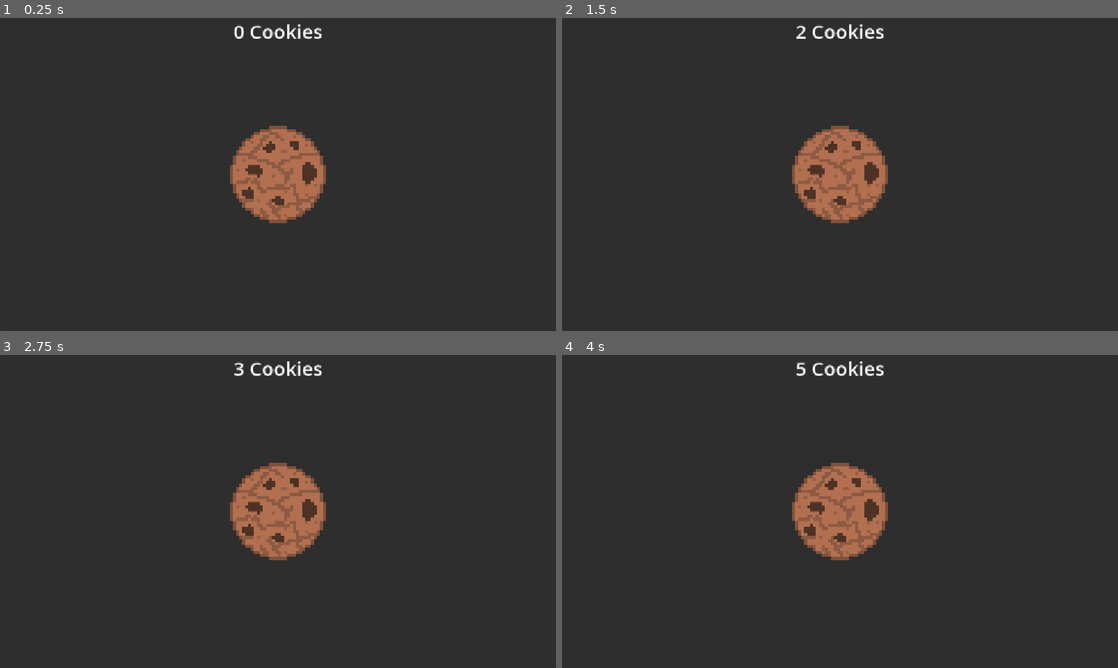
Above: before the commit, frames 1-4 (two rows, left to right).
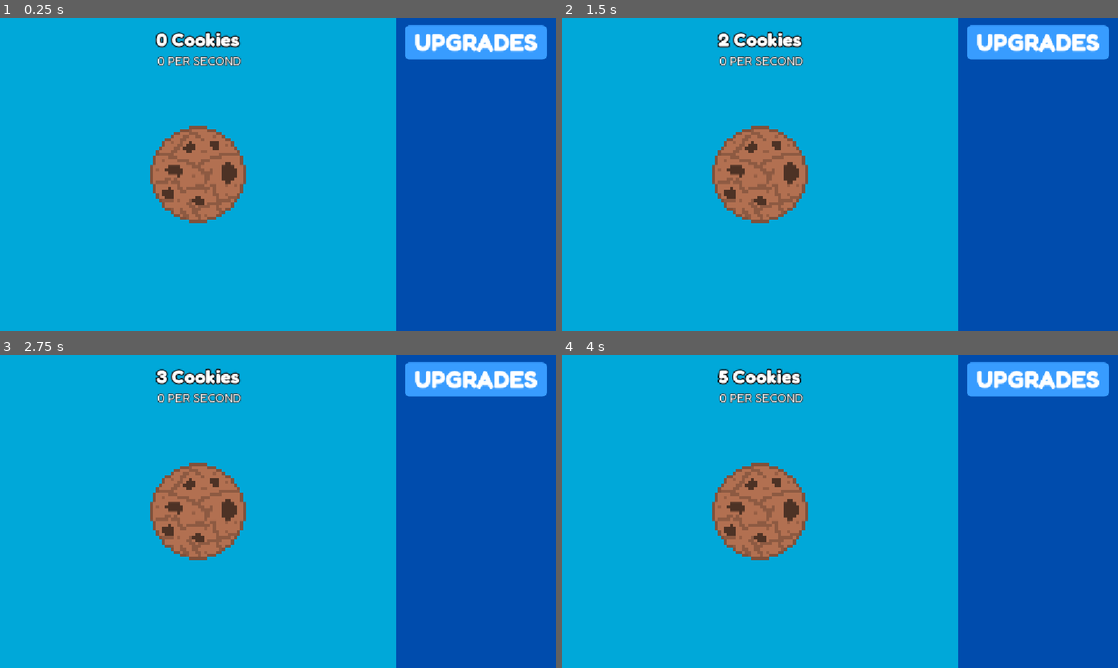
Above: after the commit, the same moments.

Repository: Arfilog/cookie-clicker-remake
Game: Godot game, scene res://scenes/game.tscn
Same seed, same stepped clock (60 frames per second), same inputs: the game is played once before the commit and once after it.
Inputs (mouse positions are in pixels of both pictures, inside the frame that each line leads up to; where the layout moved, square brackets give the same spot in the first picture):
- Up to frame 1 (0.25 s): no input
- Up to frame 2 (1.5 s): click (762, 174) [840, 174] at 0.5 s; click (762, 174) [840, 174] at 1.25 s
- Up to frame 3 (2.75 s): click (200, 511) [278, 511] at 2 s
- Up to frame 4 (4 s): tap Enter at 2.75 s; tap Space at 3.5 s

The runs differ from the first frame. In frame 1, 100% of the frame differs, in the area x 0-100%, y 0-100%; in frame 2, 100%; in frame 3, 100%; in frame 4, 100%.

Commit message:
Revamp UI, add cookie animation on click, prepare upgrade section

Diff:
--- a/scenes/game.tscn
+++ b/scenes/game.tscn
@@ -2,7 +2,29 @@
 
 [ext_resource type="Texture2D" uid="uid://cc1jbrse75q51" path="res://assets/cookie-512px.png" id="1_uwrxv"]
 [ext_resource type="Script" uid="uid://dks8cy0dtx26t" path="res://scripts/game.gd" id="1_yqjtg"]
+[ext_resource type="FontFile" uid="uid://yaj26r3tykyi" path="res://assets/Fredoka-Bold.ttf" id="2_iywne"]
+[ext_resource type="Script" uid="uid://dmosokjal7cxd" path="res://scripts/animations.gd" id="2_p57ef"]
 [ext_resource type="Script" uid="uid://ces38lssn25l1" path="res://scripts/cookies_label.gd" id="3_lnu2h"]
+[ext_resource type="FontFile" uid="uid://b670jrkdwl2le" path="res://assets/Fredoka-Regular.ttf" id="4_p57ef"]
+
+[sub_resource type="StyleBoxFlat" id="StyleBoxFlat_3hfh6"]
+bg_color = Color(2.5027991e-06, 0.6586465, 0.85174346, 1)
+
+[sub_resource type="StyleBoxFlat" id="StyleBoxFlat_0ijch"]
+bg_color = Color(0, 0.2969851, 0.6781502, 1)
+
+[sub_resource type="StyleBoxFlat" id="StyleBoxFlat_i76qg"]
+bg_color = Color(0.22059873, 0.61209005, 1, 1)
+corner_radius_top_left = 10
+corner_radius_top_right = 10
+corner_radius_bottom_right = 10
+corner_radius_bottom_left = 10
+expand_margin_left = 20.0
+expand_margin_top = 5.0
+expand_margin_right = 20.0
+expand_margin_bottom = 5.0
+
+[sub_resource type="StyleBoxFlat" id="StyleBoxFlat_0qui0"]
 
 [node name="Game" type="Control" unique_id=1150532910]
 layout_mode = 3
@@ -13,46 +35,94 @@
 grow_vertical = 2
 script = ExtResource("1_yqjtg")
 
-[node name="CenterContainer" type="CenterContainer" parent="." unique_id=395680849]
+[node name="LeftPanel" type="Panel" parent="." unique_id=2107109620]
+z_index = -1
+layout_mode = 1
+anchors_preset = 9
+anchor_bottom = 1.0
+offset_right = 820.0
+grow_vertical = 2
+mouse_filter = 2
+theme_override_styles/panel = SubResource("StyleBoxFlat_3hfh6")
+
+[node name="MarginContainer" type="MarginContainer" parent="LeftPanel" unique_id=910072563]
 layout_mode = 1
 anchors_preset = 15
 anchor_right = 1.0
 anchor_bottom = 1.0
 grow_horizontal = 2
 grow_vertical = 2
+theme_override_constants/margin_left = 20
+theme_override_constants/margin_top = 20
+theme_override_constants/margin_right = 20
+theme_override_constants/margin_bottom = 20
+script = ExtResource("2_p57ef")
 
-[node name="CookieButton" type="TextureButton" parent="CenterContainer" unique_id=282747143]
+[node name="VBoxContainer" type="VBoxContainer" parent="LeftPanel/MarginContainer" unique_id=988564375]
+layout_mode = 2
+
+[node name="CookiesLabel" type="Label" parent="LeftPanel/MarginContainer/VBoxContainer" unique_id=1245739180]
+layout_mode = 2
+size_flags_vertical = 1
+theme_override_constants/outline_size = 10
+theme_override_fonts/font = ExtResource("2_iywne")
+theme_override_font_sizes/font_size = 40
+text = " 0 Cookies"
+horizontal_alignment = 1
+vertical_alignment = 1
+script = ExtResource("3_lnu2h")
+
+[node name="CPSLabel" type="Label" parent="LeftPanel/MarginContainer/VBoxContainer" unique_id=14334639]
+layout_mode = 2
+size_flags_vertical = 1
+theme_override_constants/outline_size = 5
+theme_override_fonts/font = ExtResource("4_p57ef")
+theme_override_font_sizes/font_size = 25
+text = " 0 PER SECOND"
+horizontal_alignment = 1
+vertical_alignment = 1
+script = ExtResource("3_lnu2h")
+
+[node name="CenterContainer" type="CenterContainer" parent="LeftPanel/MarginContainer" unique_id=395680849]
+layout_mode = 2
+
+[node name="CookieButton" type="TextureButton" parent="LeftPanel/MarginContainer/CenterContainer" unique_id=282747143]
 custom_minimum_size = Vector2(200, 200)
 layout_mode = 2
 texture_normal = ExtResource("1_uwrxv")
 ignore_texture_size = true
 stretch_mode = 0
 
-[node name="VBoxContainer" type="VBoxContainer" parent="." unique_id=988564375]
+[node name="RightPanel" type="Panel" parent="." unique_id=324755016]
 layout_mode = 1
-anchors_preset = 10
+anchors_preset = 11
+anchor_left = 1.0
 anchor_right = 1.0
-offset_bottom = 23.0
+anchor_bottom = 1.0
+offset_left = -332.0
+grow_horizontal = 0
+grow_vertical = 2
+theme_override_styles/panel = SubResource("StyleBoxFlat_0ijch")
+
+[node name="Upgrades" type="Label" parent="RightPanel" unique_id=1808001245]
+layout_mode = 1
+anchors_preset = 5
+anchor_left = 0.5
+anchor_right = 0.5
+offset_left = -104.5
+offset_top = 20.0
+offset_right = 104.5
+offset_bottom = 75.0
 grow_horizontal = 2
-
-[node name="CookiesLabel" type="Label" parent="VBoxContainer" unique_id=1245739180]
-layout_mode = 2
-size_flags_vertical = 1
-theme_override_font_sizes/font_size = 40
-text = " 0 Cookies"
+theme_override_fonts/font = ExtResource("2_iywne")
+theme_override_font_sizes/font_size = 50
+theme_override_styles/normal = SubResource("StyleBoxFlat_i76qg")
+theme_override_styles/focus = SubResource("StyleBoxFlat_0qui0")
+text = "UPGRADES"
 horizontal_alignment = 1
 vertical_alignment = 1
-script = ExtResource("3_lnu2h")
 
-[node name="Panel" type="Panel" parent="." unique_id=2107109620]
-z_index = -1
-layout_mode = 1
-anchors_preset = 15
-anchor_right = 1.0
-anchor_bottom = 1.0
-grow_horizontal = 2
-grow_vertical = 2
-mouse_filter = 2
-
-[connection signal="update_cookies" from="." to="VBoxContainer/CookiesLabel" method="_on_game_update_cookies"]
-[connection signal="button_down" from="CenterContainer/CookieButton" to="." method="_on_cookie_button_button_down"]
+[connection signal="update_cookies" from="." to="LeftPanel/MarginContainer/VBoxContainer/CookiesLabel" method="_on_game_update_cookies"]
+[connection signal="button_down" from="LeftPanel/MarginContainer/CenterContainer/CookieButton" to="." method="_on_cookie_button_button_down"]
+[connection signal="button_down" from="LeftPanel/MarginContainer/CenterContainer/CookieButton" to="LeftPanel/MarginContainer" method="_on_cookie_button_button_down"]
+[connection signal="button_up" from="LeftPanel/MarginContainer/CenterContainer/CookieButton" to="LeftPanel/MarginContainer" method="_on_cookie_button_button_up"]
--- /dev/null
+++ b/scripts/animations.gd
@@ -0,0 +1,14 @@
+extends MarginContainer
+
+@onready var cookie_button: TextureButton = $CenterContainer/CookieButton
+
+func _ready() -> void:
+	cookie_button.pivot_offset = cookie_button.size / 2
+
+func _on_cookie_button_button_down() -> void:
+	var tween = get_tree().create_tween()
+	tween.tween_property(cookie_button, "scale", Vector2(.9, .9), 0.1)
+
+func _on_cookie_button_button_up() -> void:
+	var tween = get_tree().create_tween()
+	tween.tween_property(cookie_button, "scale", Vector2(1, 1), 0.1)
Binary file added: assets/Fredoka-Bold.ttf
Not shown, added: assets/Fredoka-Bold.ttf.import
Binary file added: assets/Fredoka-Regular.ttf
Not shown, added: assets/Fredoka-Regular.ttf.import
Binary file added: assets/sunburst.png
Not shown, added: assets/sunburst.png.import
Not shown, added: scripts/animations.gd.uid
